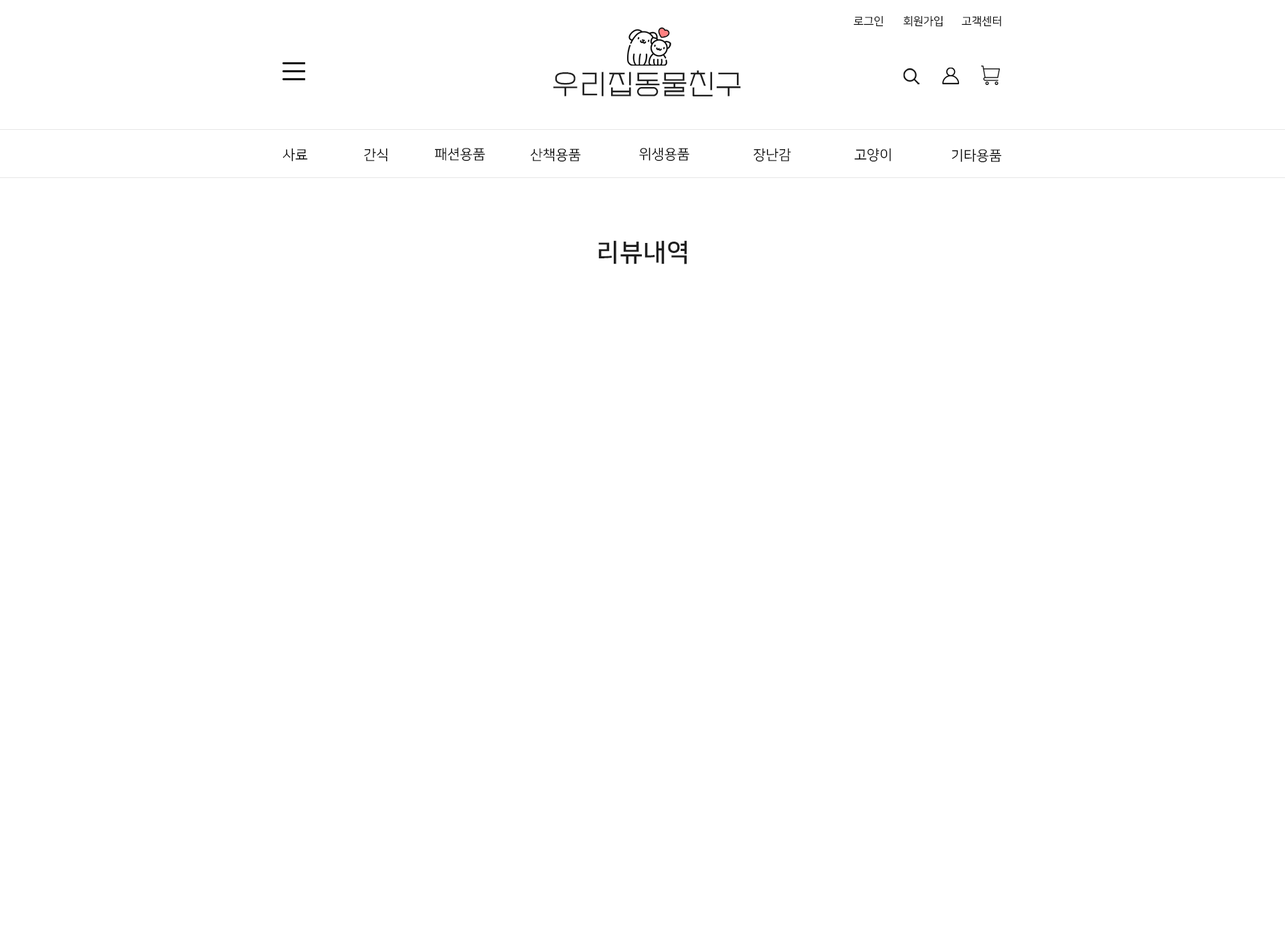
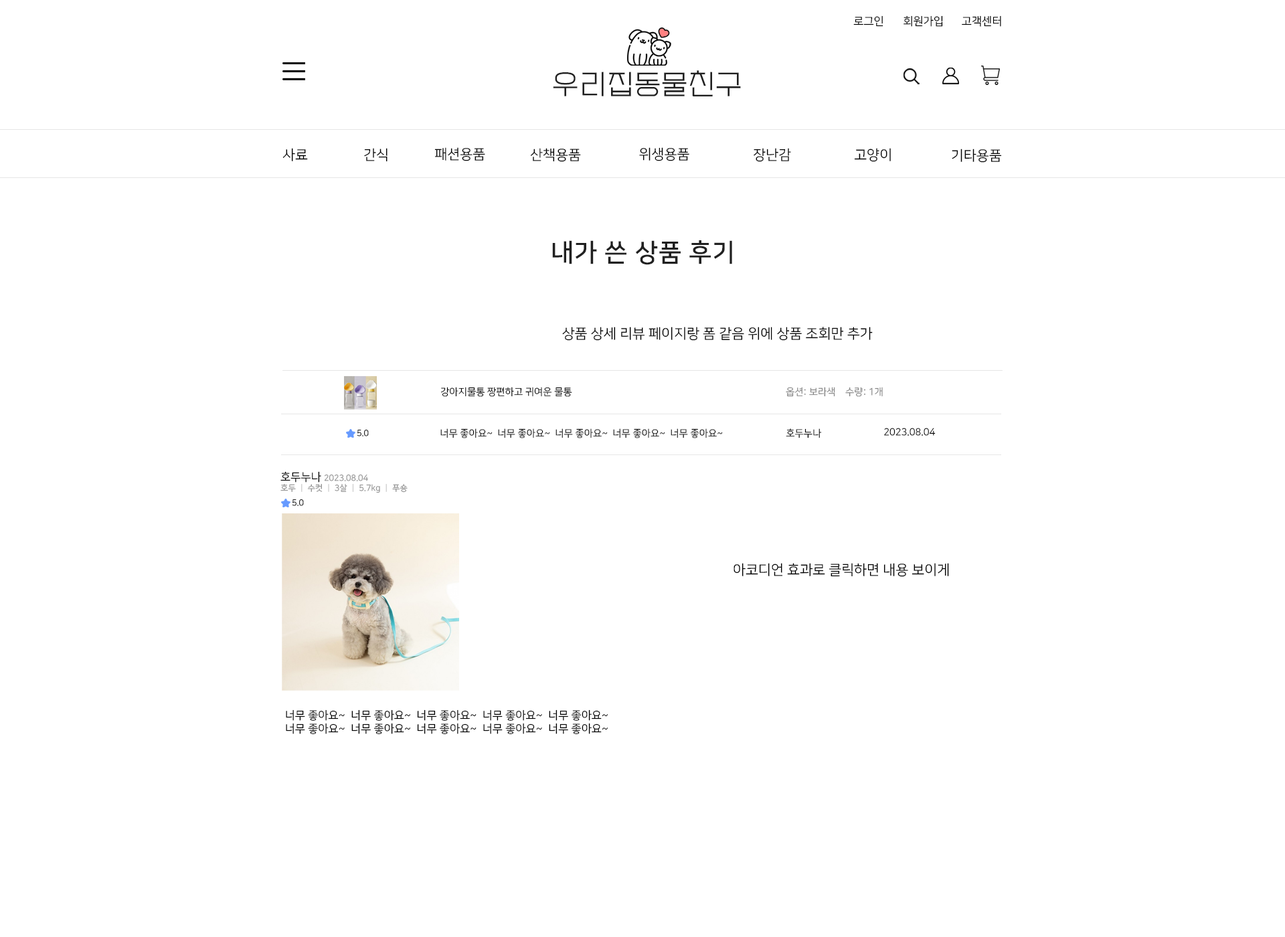
The second (1285, 937) image is a revision of the first. Changes to its layers:
added layer "2023.08.04" above "호두누나" over [883, 427, 936, 436]
added layer "호두누나" above "너무 좋아요~ 너무 좋아요~ 너무 좋아요~ 너무 좋아요~ 너무 좋아요~" over [785, 428, 822, 439]
added layer "너무 좋아요~ 너무 좋아요~ 너무 좋아요~ 너무 좋아요~ 너무 좋아요~" above "5.0" over [440, 428, 723, 439]
added layer "5.0" (1st of 2) above "별점" over [356, 429, 369, 437]
added layer "별점" (1st of 2) above "아코디언 효과로 클릭하면 내용 보이게" over [345, 428, 356, 438]
added layer "아코디언 효과로 클릭하면 내용 보이게" above "상품 상세 리뷰 페이지랑 폼 같음 위에 상품 조회만 추가" over [733, 562, 949, 577]
added layer "상품 상세 리뷰 페이지랑 폼 같음 위에 상품 조회만 추가" above "너무 좋아요~ 너무 좋아요~ 너무 좋아요~ 너무 좋아요~ 너무 좋아요~ 너무 좋아요~ 너무 좋아요~" over [562, 326, 873, 341]
added layer "너무 좋아요~ 너무 좋아요~ 너무 좋아요~ 너무 좋아요~ 너무 좋아요~ 너무 좋아요~ 너무 좋아요~" above "5.0" over [285, 709, 609, 734]
added layer "5.0" (2nd of 2) above "별점" over [291, 499, 304, 506]
added layer "별점" (2nd of 2) above "옵션: 보라색 수량: 1개" over [281, 498, 291, 508]
added layer "옵션: 보라색 수량: 1개" above "강아지물통 짱편하고 귀여운 물통" over [785, 386, 883, 397]
added layer "강아지물통 짱편하고 귀여운 물통" above "레이어 2" over [440, 386, 573, 397]
added layer "레이어 2" above "리뷰사진" over [343, 376, 377, 410]
added layer "리뷰사진" above "호두누나 2023.08.04 호두 ㅣ 수컷 ㅣ 3살 ㅣ 5.7kg ㅣ 푸숑" over [281, 513, 459, 691]
added layer "호두누나 2023.08.04 호두 ㅣ 수컷 ㅣ 3살 ㅣ 5.7kg ㅣ 푸숑" above "선 1" over [280, 471, 408, 494]
added layer "선 1" (1st of 5) (26%) above "선 1" over [282, 370, 1003, 371]
added layer "선 1" (2nd of 5) (26%) above "선 1" over [281, 454, 1001, 455]
added layer "선 1" (3rd of 5) (26%) above "내가 쓴 상품 후기" over [281, 413, 1001, 415]
renamed "리뷰내역" to "내가 쓴 상품 후기", painted on it over [552, 240, 732, 265]
